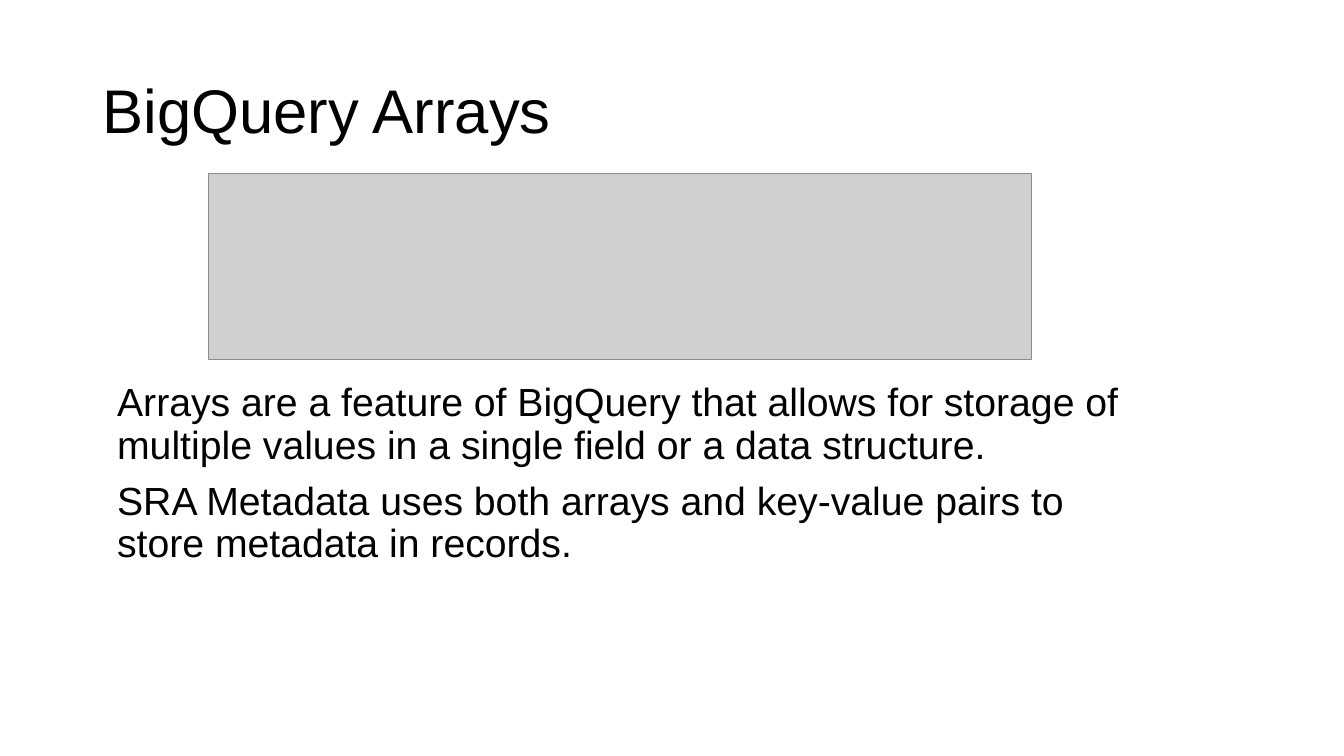
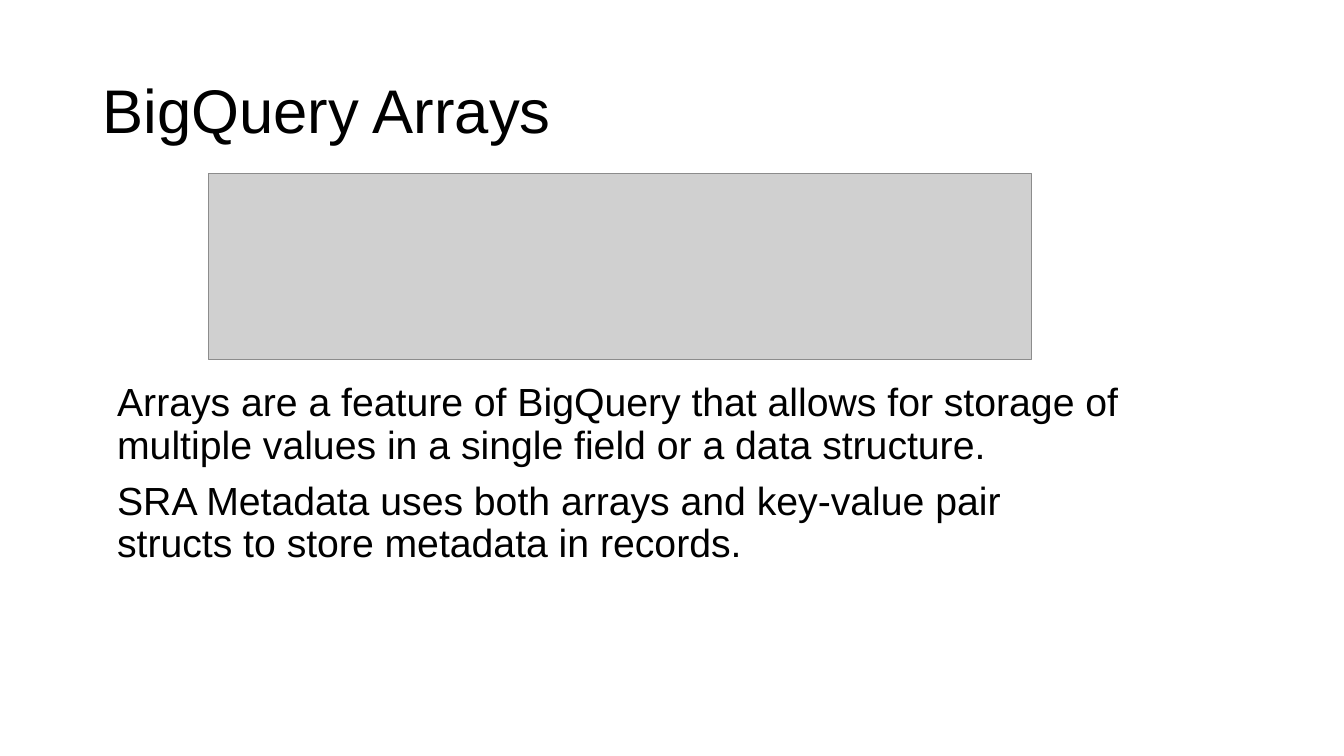
Before and after one commit to ncbi/ASHG-Workshop-2021, a slide deck: slide 12 of Interactive_ASHG.pptx (slide 15 before the commit). Drawn at 1344x756 pixels with LibreOffice and Linux fonts; fonts in the diff are those of the drawing; grey boxes stand for pictures; background and template pictures are left out. Boxes give left, top, right and bottom in pixels: in the first picture for what was removed or moved away, otherwise in the second. Text is boxed around its words. In the diff, an @@ line names an element or a change of style, - is before the commit and + after.

```diff
--- a/Interactive_ASHG.pptx
+++ b/Interactive_ASHG.pptx
@@ text at box(117, 486, 1000, 558): text changed @@
-SRA Metadata uses both arrays and key-value pairs to store metadata in records.
+SRA Metadata uses both arrays and key-value pair structs to store metadata in records.
```
Also in this commit, not shown: 7 other slides changed, 1 slide added, 9 slides removed.
